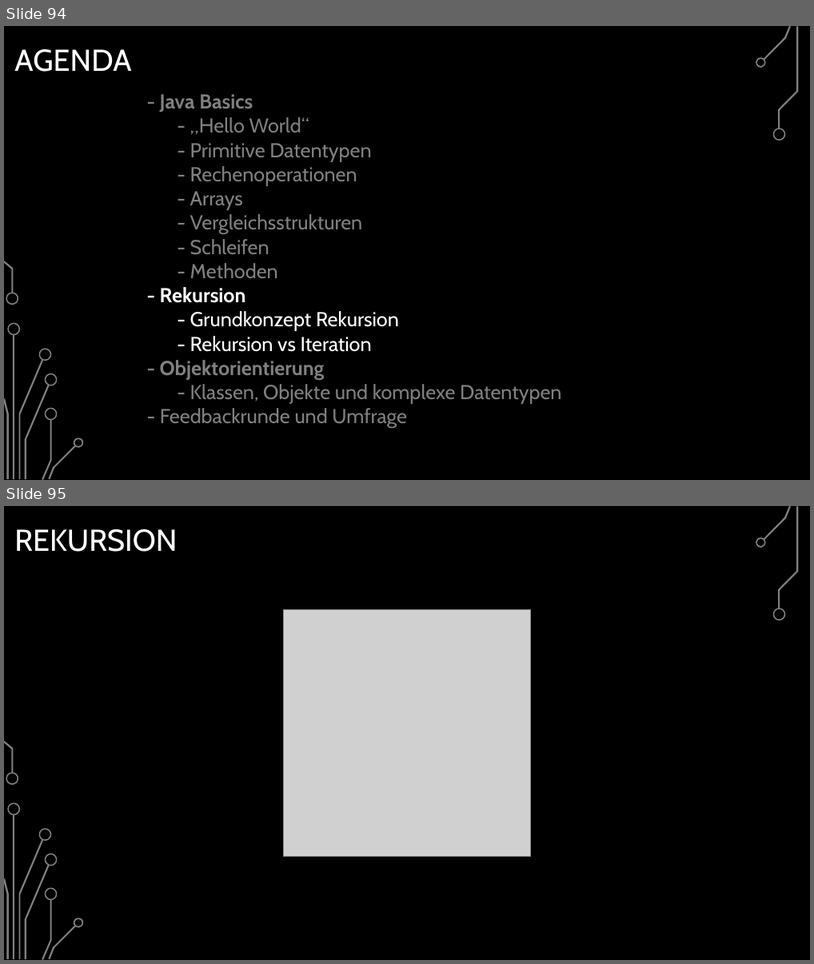
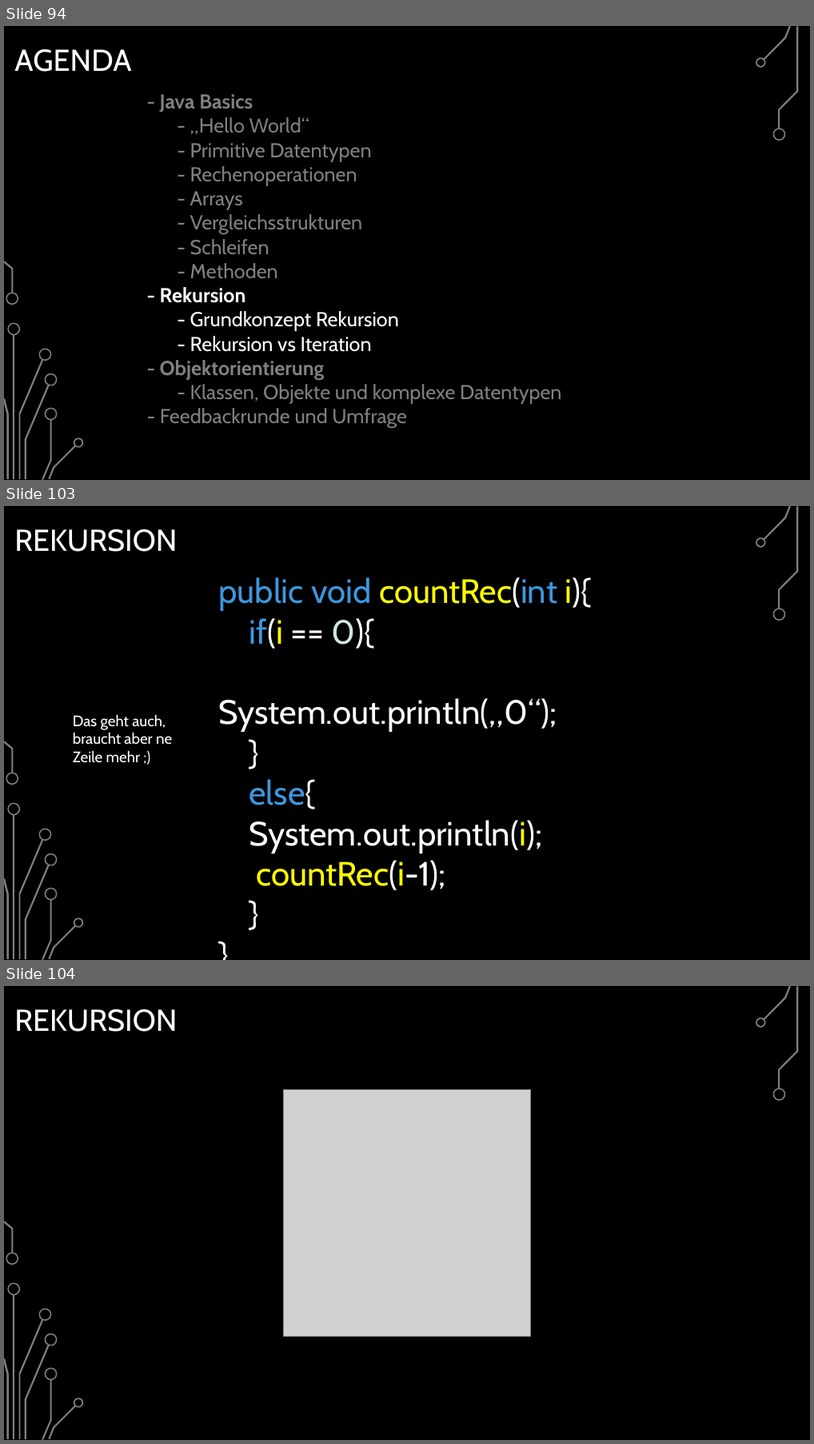
Before and after one commit to BelmontR/Java-Tutorial-Course, a slide deck: Java Grundkurs.pptx. Shown one above the other, each under a label of ours: slides 94 and 95 before the commit, slides 94, 103 and 104 after it; the slides between them are not shown. The pictures are 814x964 and 814x1444 pixels, drawn with LibreOffice and Linux fonts; fonts in the diff are those of the drawing; grey boxes stand for pictures; background and template pictures are left out. Boxes give left, top, right and bottom in pixels: in the first picture for what was removed or moved away, otherwise in the second. Text is boxed around its words. In the diff, an @@ line names an element or a change of style, - is before the commit and + after.

Commit message:
Added Rekursion Chapter with Example Code

```diff
--- a/Java Grundkurs.pptx
+++ b/Java Grundkurs.pptx
@@ slide 103 added at (4, 506, 810, 960), background picture (left out); not listed: 17 template elements that a slide beside it also shows @@
@@ title added at (14, 529, 177, 552), 36 pt, text #FFFFFF @@
+REKURSION
@@ text added at (218, 577, 591, 890), 40 pt, text #FFFFFF @@
+public void countRec(int i){
+if(i == 0){
+System.out.println(„0“);
+}
+else{
+System.out.println(i);
+countRec(i-1);
+}
+}
@@ text added at (73, 714, 172, 762), 18 pt, text #FFFFFF @@
+Das geht auch, braucht aber ne Zeile mehr ;)
@@ what was slide 95 is now slide 104 @@
```
Also in this commit, not shown: 8 other slides added, 4 other files.
